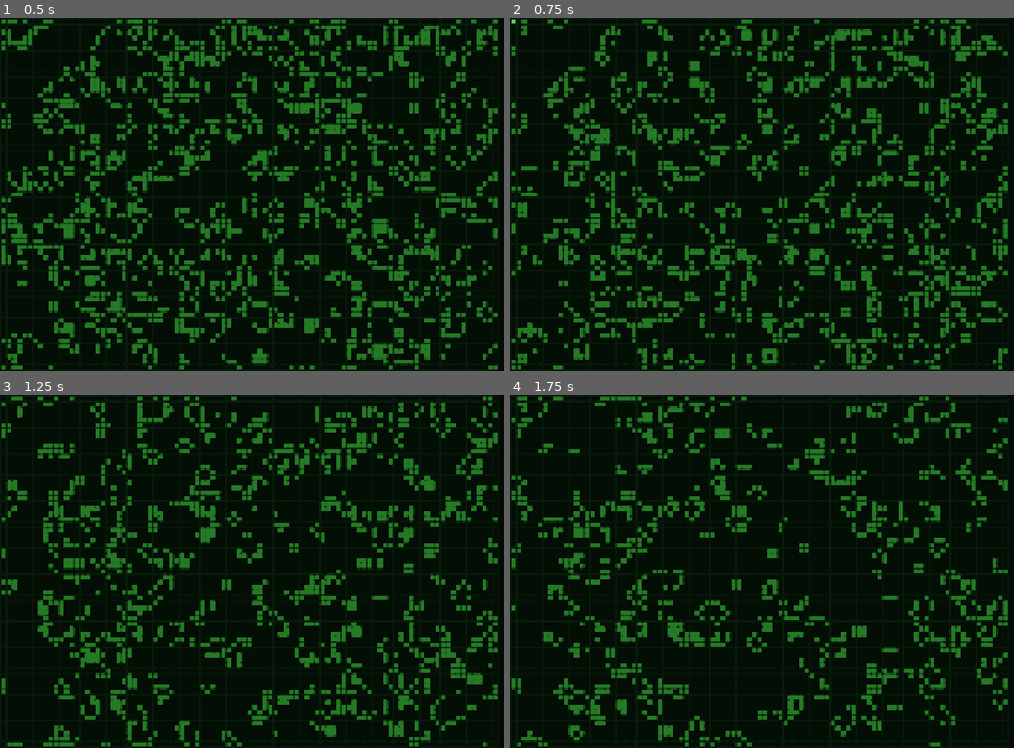
Above: before the commit, frames 1-4 (two rows, left to right).
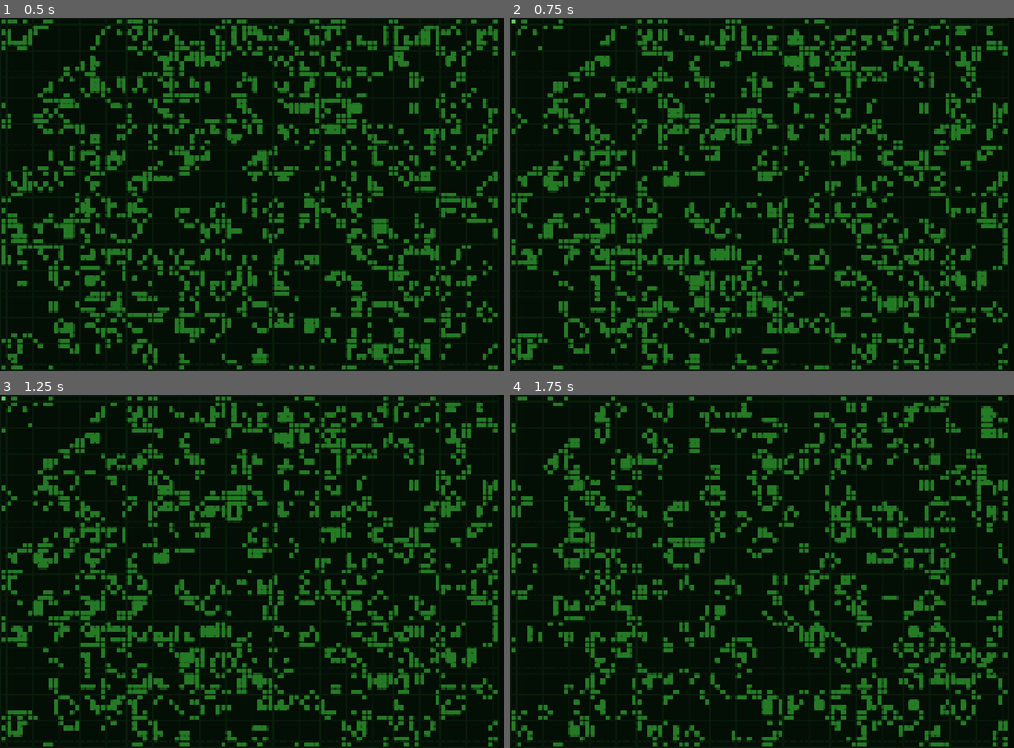
Above: after the commit, the same moments.

Repository: MrKligson/game-of-life
Game: Godot game, scene res://game_of_life.tscn
Same seed, same stepped clock (60 frames per second), same inputs: the game is played once before the commit and once after it.
Inputs (mouse positions are in pixels of both pictures, inside the frame that each line leads up to):
- Up to frame 1 (0.5 s): no input
- Up to frame 2 (0.75 s): move the mouse to (515, 21) at 0.52 s; hold Space (toggle_edit_mode) from 0.53 s (still down); click (515, 21) at 0.67 s
- Up to frame 3 (1.25 s): keep holding Space (toggle_edit_mode)
- Up to frame 4 (1.75 s): move the mouse to (520, 398) at 1.27 s; release Space (toggle_edit_mode) at 1.28 s; tap Space (toggle_edit_mode) at 1.35 s; click (520, 398) at 1.42 s

Frame 1 is identical in both runs. In frame 2, 25% of the frame differs, in the area x 0-99%, y 0-100%; in frame 3, 28%; in frame 4, 25%.

Commit message:
fixed GameOfLife timer in edit mode

Diff:
--- a/game_of_life.gd
+++ b/game_of_life.gd
@@ -11,6 +11,7 @@
 
 
 func _ready() -> void:
+	State.edit_mode_changed.connect(_on_edit_mode_changed)
 	write_buffer.create(GridLayout)
 	grid.initialise(GridLayout, write_buffer, RandomiseGrid)
 	if not RandomiseGrid:
@@ -33,3 +34,11 @@
 func _input(event: InputEvent) -> void:
 	if event.is_action_pressed("toggle_edit_mode"):
 		State.toggle_edit_mode()
+
+
+func _on_edit_mode_changed(edit_mode: bool) -> void:
+	if edit_mode:
+		update_timer.stop()
+	else:
+		grid.update_from_buffer()
+		update_timer.start(UpdateTick)
